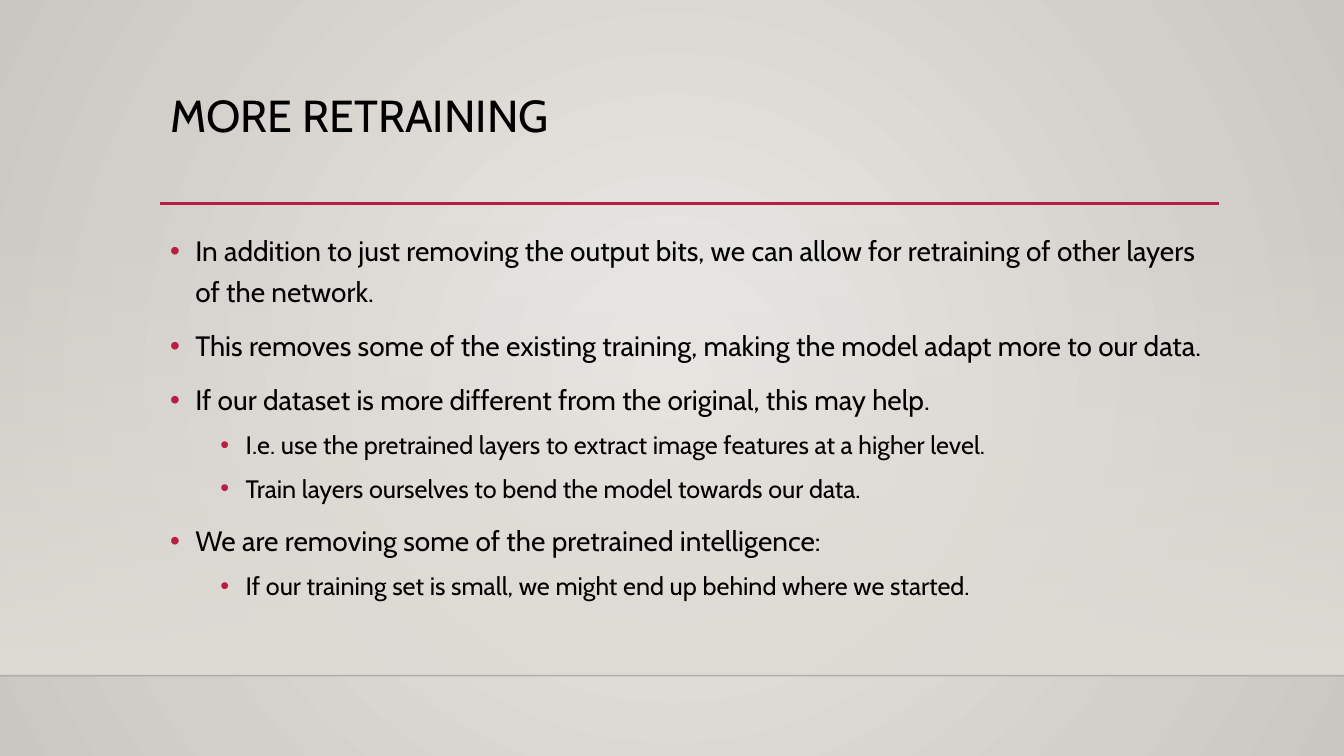
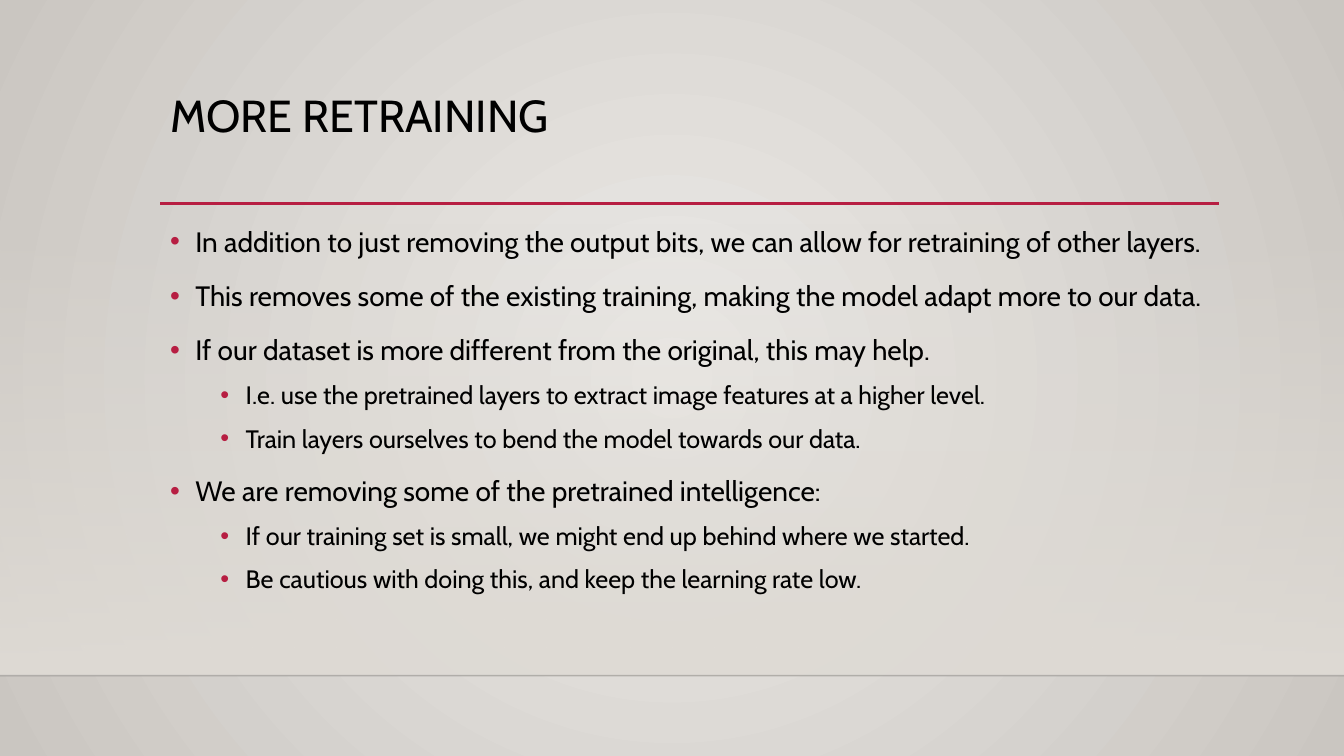
Before and after one commit to AkeemSemperDataScience/Intro_to_Machine_Learning_Students, a slide deck: slide 24 of reference_content/Slides/pytorch_transfer_learn.pptx. Drawn at 1344x756 pixels with LibreOffice and Linux fonts; fonts in the diff are those of the drawing; background and template pictures are left out. Boxes give left, top, right and bottom in pixels: in the first picture for what was removed or moved away, otherwise in the second. Text is boxed around its words. In the diff, an @@ line names an element or a change of style, - is before the commit and + after.

```diff
--- a/reference_content/Slides/pytorch_transfer_learn.pptx
+++ b/reference_content/Slides/pytorch_transfer_learn.pptx
@@ text "In addition to just removing ...": place and size @@
-text "In addition to just removing ..." at (195,240,1201,601)
+text "In addition to just removing ..." at (195,231,1201,595)
@@ text at (195,231,1201,258): text changed @@
-• In addition to just removing the output bits, we can allow for retraining of other layers of the network.
+• In addition to just removing the output bits, we can allow for retraining of other layers.
@@ text at (246,569,861,595): paragraph added @@
+  • Be cautious with doing this, and keep the learning rate low.
```
Also in this commit, not shown: 9 other slides changed, 6 other files.
